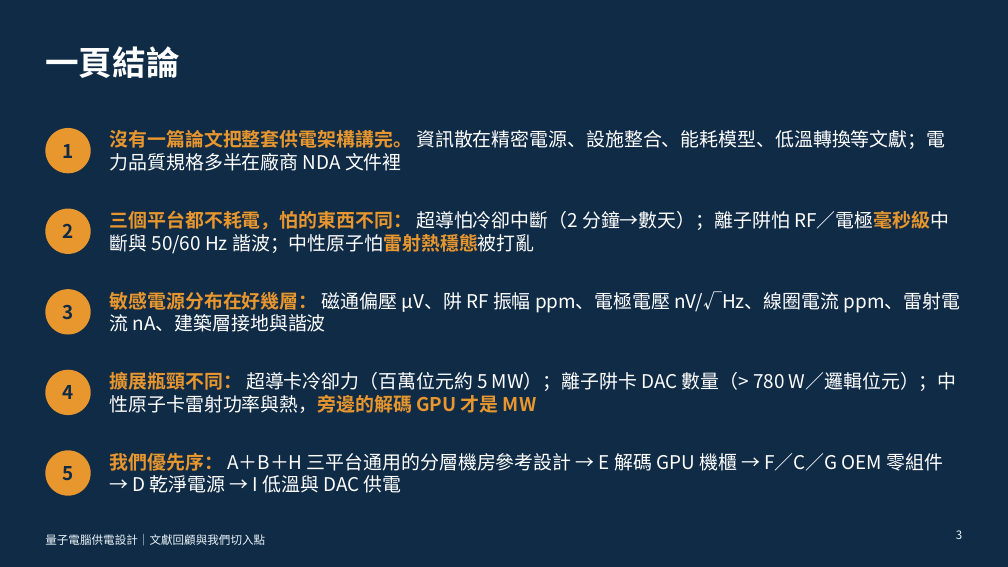
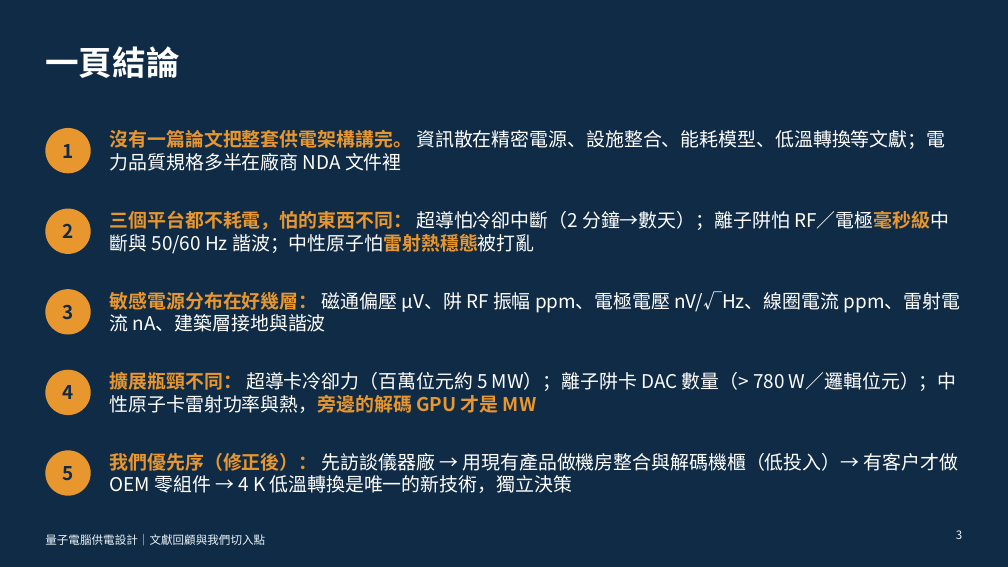
Before and after one commit to pcpcchen-coder/QuantumComputing, a slide deck: slide 3 of slides/output/qc-power-supply.pptx. Drawn at 1008x567 pixels with LibreOffice and Linux fonts; fonts in the diff are those of the drawing. Boxes give left, top, right and bottom in pixels: in the first picture for what was removed or moved away, otherwise in the second. Text is boxed around its words. In the diff, an @@ line names an element or a change of style, - is before the commit and + after.

```diff
--- a/slides/output/qc-power-supply.pptx
+++ b/slides/output/qc-power-supply.pptx
@@ text at [110, 453, 958, 493]: text changed @@
-我們優先序： A＋B＋H 三平台通用的分層機房參考設計 → E 解碼 GPU 機櫃 → F／C／G OEM 零組件 → D 乾淨電源 → I 低溫與 DAC 供電
+我們優先序（修正後）： 先訪談儀器廠 → 用現有產品做機房整合與解碼機櫃（低投入）→ 有客戶才做 OEM 零組件 → 4 K 低溫轉換是唯一的新技術，獨立決策
```
Also in this commit, not shown: 2 other slides changed, 2 slides added, 7 other files.
